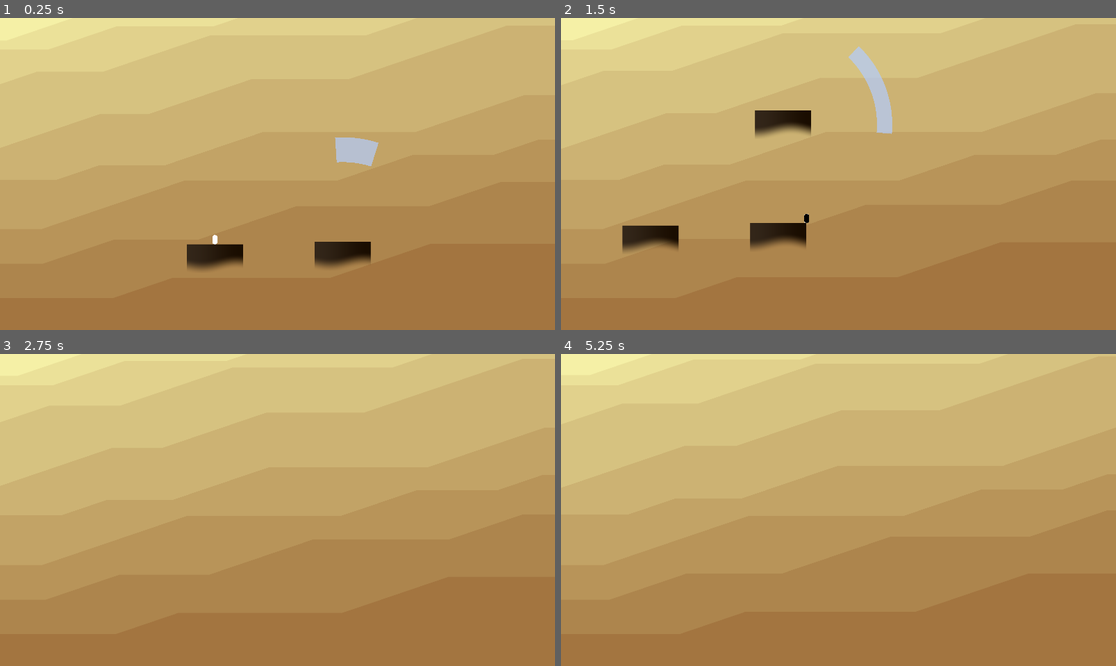
Above: before the commit, frames 1-4 (two rows, left to right).
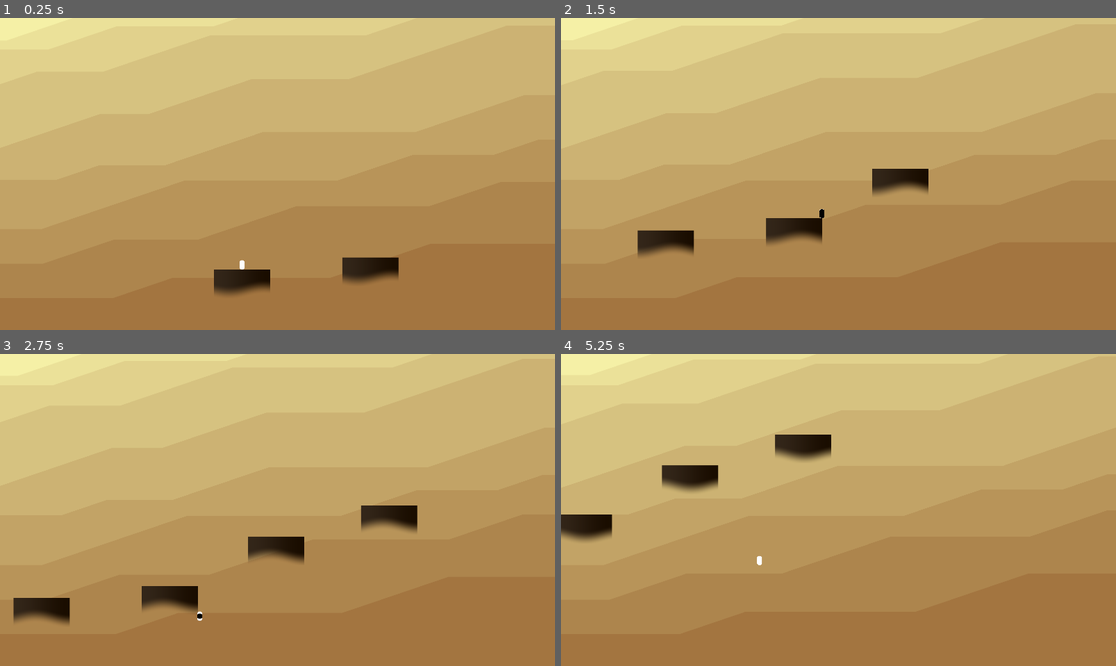
Above: after the commit, the same moments.

Repository: haikey-build/climb
Game: Godot game, scene res://level/desert_level.tscn
The game is run twice, just before and just after one commit, with the same random seed, the same clock (stepped at 60 frames per second) and the same inputs.
Inputs:
- Up to frame 1 (0.25 s): no input
- Up to frame 2 (1.5 s): tap Enter (ui_accept) at 0.5 s; hold D (right) from 0.53 s (still down); tap Q (recall_platform) at 0.6 s; tap W (jump) at 0.77 s; tap S (set_platform) at 1.35 s
- Up to frame 3 (2.75 s): tap W (jump) at 1.52 s; release D (right) at 2.03 s; hold A (left) from 2.03 s (still down); tap E (swap_platform_type) at 2.1 s
- Up to frame 4 (5.25 s): release A (left) at 2.78 s; hold D (right) 2.78-4.28 s; tap Q (recall_platform) at 2.85, 5.1 s; tap W (jump) at 3.02, 3.77, 4.52 s; tap S (set_platform) at 3.6 s; hold A (left) 4.28-5.03 s; tap E (swap_platform_type) at 4.35 s; hold D (right) from 5.03 s (still down)

The runs differ from the first frame. In frame 1, 3.6% of the frame differs, in the area x 33-72%, y 38-89%; in frame 2, 3.9%, in the area x 11-67%, y 9-77%; in frame 3, 3.0%; in frame 4, 2.4%.

Commit message:
playing with camera

Diff:
--- a/background/desert_background.gd
+++ b/background/desert_background.gd
@@ -11,27 +11,31 @@
 var queue_size = 5
 var negative_scale_factor = 0.1
 
+
+
 func update_slices(yVal):
-	yVal_queue.push_back(yVal)
-
-	if yVal_queue.size() > queue_size:
-		yVal_queue.pop_front()
-
-	var avg_yVal = 0.0
-	for val in yVal_queue:
-		if val > 0:
-			avg_yVal += val * negative_scale_factor
-		else:
-			avg_yVal += val
-	avg_yVal /= yVal_queue.size()
-
-	for i in range(10):
-		var offset = avg_yVal * i * i / 1000
-		if offset < 0:
-			offset *= negative_scale_factor
-		slices[i].position.y = slices[i].home_position.y + offset
+	pass
+	#yVal_queue.push_back(yVal)
+	#
+	#if yVal_queue.size() > queue_size:
+		#yVal_queue.pop_front()
+	#
+	#var avg_yVal = 0.0
+	#for val in yVal_queue:
+		#if val > 0:
+			#avg_yVal += val * negative_scale_factor
+		#else:
+			#avg_yVal += val
+	#avg_yVal /= yVal_queue.size()
+	#
+	#for i in range(10):
+		#var offset = avg_yVal * i * i / 1000
+		#if offset < 0:
+			#offset *= negative_scale_factor
+		#slices[i].position.y = slices[i].home_position.y + offset
 
 func _ready():
+	#position = Vector2(1000, 800)
 	for i in range(10):
 		var new_slice = slice_scene.instantiate()
 		add_child(new_slice)
--- a/background/floating_platform.gd
+++ b/background/floating_platform.gd
@@ -20,7 +20,7 @@
 	add_child(polygon_node)
 	polygon_node.position = center
 	polygon_node.polygon = _calculate_annulus_vertices(center, r_1, r_2, theta_1, theta_2, segments)
-	polygon_node.color = Color(0.7, 0.8, 1, 0.7)
+	polygon_node.color = Color(0.7, 0.8, 1, 0.0)
 	polygon_node.scale.x = 0.5
 
 func remove_polygon():
--- a/char/desert_char.gd
+++ b/char/desert_char.gd
@@ -24,7 +24,6 @@
 			_current_selected_platform_type = Climb.PlatformType.BREAKABLE
 		Climb.PlatformType.BREAKABLE:
 			_current_selected_platform_type = Climb.PlatformType.STANDARD
-
 
 func _physics_process(delta):
 	if Input.is_action_pressed("quit"):
--- a/level/DesertCamera.gd
+++ b/level/DesertCamera.gd
@@ -1,22 +1,75 @@
 extends Camera2D
 
 var _tracker
-var _offset = Vector2(180, -120)
+var _tracker_vel_history = [0]
+var _offset
+var _offset_right = Vector2(300, -120)
+var _offset_left = Vector2(100, -120)
+var _current_direction = 1
+var _threshold = 5
+var _direction_change_time = 120.0
+var _direction_change_counter = 0
+
+
 
 func _ready():
 	position = Vector2(450, -420)
+	#position = Vector2(200, -220)
 	#zoom = Vector2(0.3, 0.3)
 
+
+func _update_offset():
+	_tracker_vel_history.push_back(_tracker.position.x)
+
+	if _tracker_vel_history.size() > 100:
+		_tracker_vel_history.pop_front()
+
+	var x_diff = 0
+	for val in _tracker_vel_history:
+		x_diff += (_tracker.position.x - val) / 80000
+
+
+	var avg_velocity = (_tracker_vel_history[-1] - _tracker_vel_history[0]) / _tracker_vel_history.size()
+
+	print(avg_velocity)
+
+	# Determine the direction based on the threshold
+	if avg_velocity > _threshold:
+		_current_direction = 1
+		if _direction_change_counter < _direction_change_time:
+			_direction_change_counter += 1
+	elif avg_velocity < -_threshold:
+		_current_direction = -1
+		if _direction_change_counter > 0:
+			_direction_change_counter -= 1
+
+	var amount = s_curve_lerp(_offset_left.x, _offset_right.x, _direction_change_counter / _direction_change_time)
+
+	print('amount: ', amount)
+
+	_offset = Vector2(amount, -120)
+
+func s_curve_lerp(start_value: float, end_value: float, alpha: float) -> float:
+	alpha = clamp(alpha, 0.0, 1.0)
+	var t = alpha * alpha * (3.0 - 2.0 * alpha)
+	return start_value + t * (end_value - start_value)
+
 func _process(delta):
+	_update_offset()
 	var target_position = _tracker.position + _offset
 
-	position.x = lerp(position.x, target_position.x, 1.0 / 8)
+	position.x = lerp(position.x, target_position.x, 1.0 / 6)
 
 	if _tracker.velocity.y == 0:
-		position.y = lerp(position.y, target_position.y, 1.0 / 8)
+		position.y = lerp(position.y, target_position.y, 1.0 / 20)
 	else:
-		position.y = lerp(position.y, target_position.y, 1.0 / 15)
+		position.y = lerp(position.y, target_position.y, 1.0 / 100)
 
+#func _process(delta):
+	#var target_position = _tracker.position + _offset
+	#
+	#position.x = lerp(position.x, target_position.x, 1.0 / 10)
+	#position.y = lerp(position.y, target_position.y, 1.0 / 10)
 
 func set_tracker(tracker):
 	_tracker = tracker
--- a/level/blocks/test.tscn
+++ b/level/blocks/test.tscn
@@ -9,5 +9,6 @@
 
 [node name="Sprite2D" type="Sprite2D"]
 material = SubResource("ShaderMaterial_x5ftr")
+position = Vector2(200, 200)
 scale = Vector2(100, 100)
 texture = SubResource("CanvasTexture_ko75f")
--- a/level/desert_level.gd
+++ b/level/desert_level.gd
@@ -6,8 +6,8 @@
 @onready var _world_platforms = [$FloatingPlatform]
 @onready var _rng = RandomNumberGenerator.new()
 
-@export var _theta_1 = - 3 * PI / 4
-@export var _theta_2 = PI / 4
+@export var _theta_1 = -0.5#- 3 * PI / 4
+@export var _theta_2 = 0#PI / 4
 @export var _r_1 = 300
 @export var _r_2 = 400
 
@@ -40,10 +40,19 @@
 		add_child(new_platform)
 		new_platform.display_zone(_theta_1, _theta_2, _r_1, _r_2)
 		_world_platforms.push_back(new_platform)
-		_theta_1 = _rng.randf_range(- 3 * PI / 4 + 0.5, - 3 * PI / 4 + 2)
-		_theta_2 = _theta_1 + _rng.randf_range(0, 1)
-		_r_1 = _rng.randf_range(250, 400)
-		_r_2 = _r_1 + _rng.randf_range(20, 200)
+		_slow_rotate()
+		#_randomise_params()
+
+func _slow_rotate():
+	_theta_1 -= 0.01
+	_theta_2 -= 0.01
+
+
+func _randomise_params():
+	_theta_1 = _rng.randf_range(- 3 * PI / 4 + 0.5, - 3 * PI / 4 + 2)
+	_theta_2 = _theta_1 + _rng.randf_range(0, 1)
+	_r_1 = _rng.randf_range(250, 400)
+	_r_2 = _r_1 + _rng.randf_range(20, 200)
 
 func _get_random_platform_dummy():
 	var x = _rng.randf_range(-900, 960)
--- a/level/desert_level.tscn
+++ b/level/desert_level.tscn
@@ -8,24 +8,36 @@
 
 [node name="DesertLevel" type="Node2D"]
 script = ExtResource("1_0mk17")
-_theta_1 = -1.281
-_theta_2 = 0.27
-_r_1 = 320
-_r_2 = 520
+_r_1 = 345
+_r_2 = 510
 
 [node name="FloatingPlatform" parent="." instance=ExtResource("1_fk405")]
 z_index = 2
 
+[node name="DesertChar" parent="." instance=ExtResource("2_3cbxh")]
+position = Vector2(0, -200)
+
+[node name="ParallaxBackground" type="ParallaxBackground" parent="."]
+
+[node name="ParallaxLayer" type="ParallaxLayer" parent="ParallaxBackground"]
+motion_scale = Vector2(0, 0)
+
 [node name="DesertCamera" type="Camera2D" parent="."]
 position = Vector2(0, -150)
+position_smoothing_speed = 2.0
+editor_draw_limits = true
+editor_draw_drag_margin = true
 script = ExtResource("4_gbyc8")
 
 [node name="DesertBackground" parent="DesertCamera" instance=ExtResource("4_o7y5l")]
 z_index = -1
 position = Vector2(0, 150)
 
-[node name="DesertChar" parent="." instance=ExtResource("2_3cbxh")]
-position = Vector2(0, -200)
+[node name="FloatingPlatform2" parent="." instance=ExtResource("1_fk405")]
+visible = false
+z_index = 2
+position = Vector2(0, 133)
+scale = Vector2(35.505, 1)
 
 [connection signal="char_landed" from="DesertChar" to="." method="_on_desert_char_char_landed"]
 [connection signal="set_platform_attempted" from="DesertChar" to="." method="_on_desert_char_set_platform_attempted"]
--- a/project.godot
+++ b/project.godot
@@ -64,4 +64,4 @@
 
 [rendering]
 
-environment/defaults/default_clear_color=Color(0.211765, 0.360784, 0.34902, 1)
+environment/defaults/default_clear_color=Color(0.0745098, 0.152941, 0.184314, 1)
--- a/test.gdshader
+++ b/test.gdshader
@@ -1,28 +1,15 @@
 shader_type canvas_item;
 
-const vec2 cutoffs[3] = vec2[](
-	vec2(0.1, 0.05),
-	vec2(0.3, 0.2),
-	vec2(0.4, 0.1)
-);
+const vec4 yellow = vec4(0.9, 0.7, 0.3, 1.0);
+const vec4 red = vec4(0.9, 0.2, 0.3, 1.0);
+const vec4 blue = vec4(0.2, 0.3, 0.9, 1.0);
+
 
 
 void fragment() {
-
-	float sum_slices = 0.0;
-	float sum_size_sliced = 0.0;
-
-	float y = 1.0 - UV.y;
-
-	for (int i = 0; i < 3; i++) {
-		if (y > sum_slices) {
-			sum_slices += cutoffs[i][0];
-			sum_size_sliced += cutoffs[i][1];
-		} else { break; }
+	if (UV.x > 0.5) {
+		COLOR = red;
+	} else {
+		COLOR = yellow;
 	}
-
-	if (y + sum_size_sliced > UV.x) {
-		COLOR.a = 0.0;
-	}
-
 }
